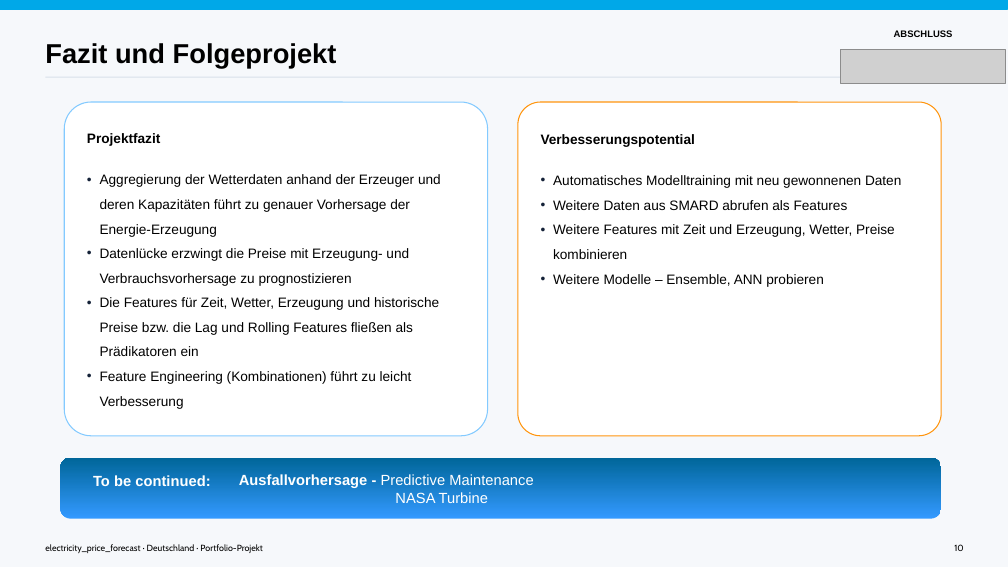
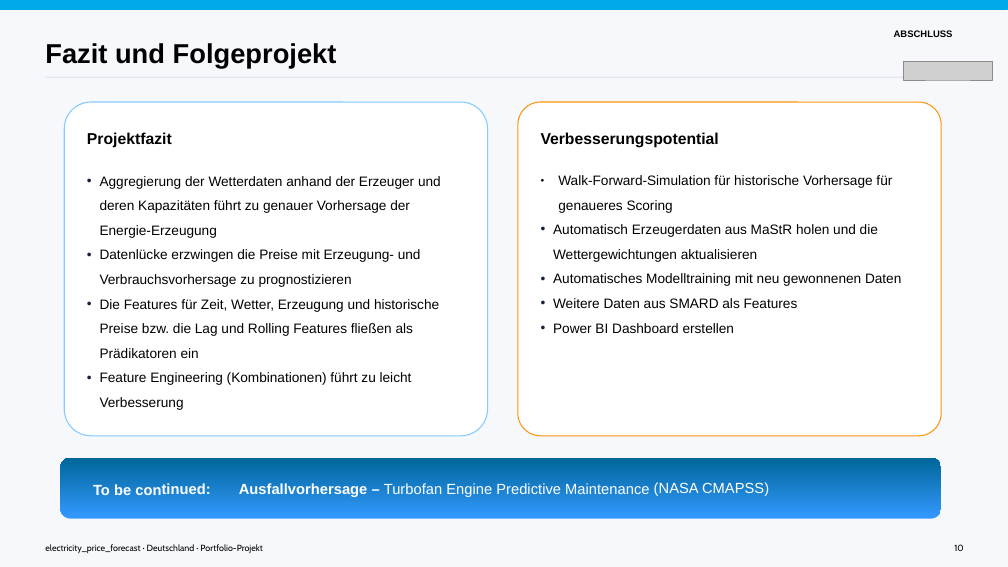
Before and after one commit to SW-oasen/electricity_price_forecast, a slide deck: slide 12 of presentation/orig/Strompreis_Vorhersagen.odp. Drawn at 1008x567 pixels with LibreOffice and Linux fonts; fonts in the diff are those of the drawing; grey boxes stand for pictures. Boxes give left, top, right and bottom in pixels: in the first picture for what was removed or moved away, otherwise in the second. Text is boxed around its words. In the diff, an @@ line names an element or a change of style, - is before the commit and + after.

Commit message:
reduced features, retrained models, update prediction for tomorrow and streamlit app

```diff
--- a/presentation/orig/Strompreis_Vorhersagen.odp
+++ b/presentation/orig/Strompreis_Vorhersagen.odp
@@ picture: place and size @@
-picture at box(841, 50, 1006, 83)
+picture at box(904, 62, 993, 80)
@@ text at box(87, 132, 172, 148): size 13 to 15 pt in "Projektfazit" @@
@@ text at box(541, 132, 719, 148): size 13 to 15 pt in "Verbesserungspotential" @@
@@ text at box(553, 175, 892, 262): paragraphs added @@
+● Walk-Forward-Simulation für historische Vorhersage für genaueres Scoring
+• Automatisch Erzeugerdaten aus MaStR holen und die Wettergewichtungen aktualisieren
@@ text at box(100, 249, 421, 287): text changed @@
-• Datenlücke erzwingt die Preise mit Erzeugung- und Verbrauchsvorhersage zu prognostizieren
+• Datenlücke erzwingen die Preise mit Erzeugung- und Verbrauchsvorhersage zu prognostizieren
@@ text at box(553, 298, 798, 333): text changed @@
-• Weitere Daten aus SMARD abrufen als Features
-• Weitere Features mit Zeit und Erzeugung, Wetter, Preise kombinieren
-• Weitere Modelle – Ensemble, ANN probieren
+• Weitere Daten aus SMARD als Features
+• Power BI Dashboard erstellen
@@ text at box(93, 482, 769, 497): text changed; bold off @@
-To be continued: Ausfallvorhersage - Predictive Maintenance
-NASA Turbine
+To be continued: Ausfallvorhersage – Turbofan Engine Predictive Maintenance (NASA CMAPSS)
```
Also in this commit, not shown: 10 other slides changed, 1 slide added, 1 slide removed, 13 other files.
